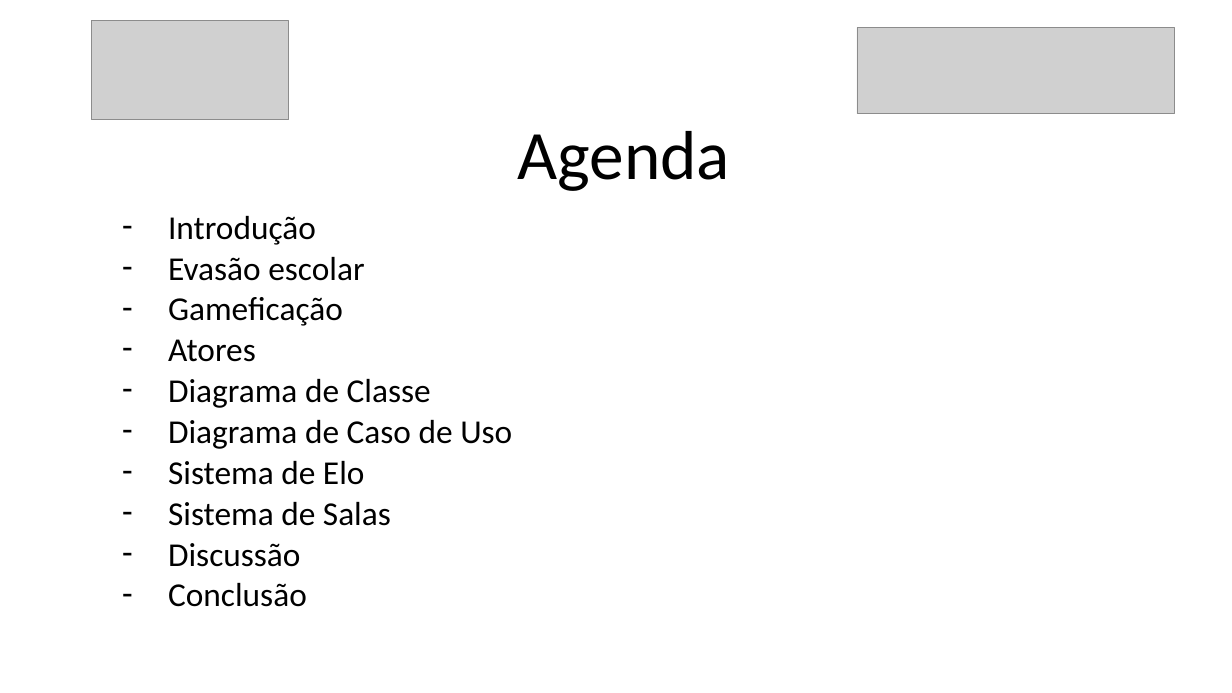
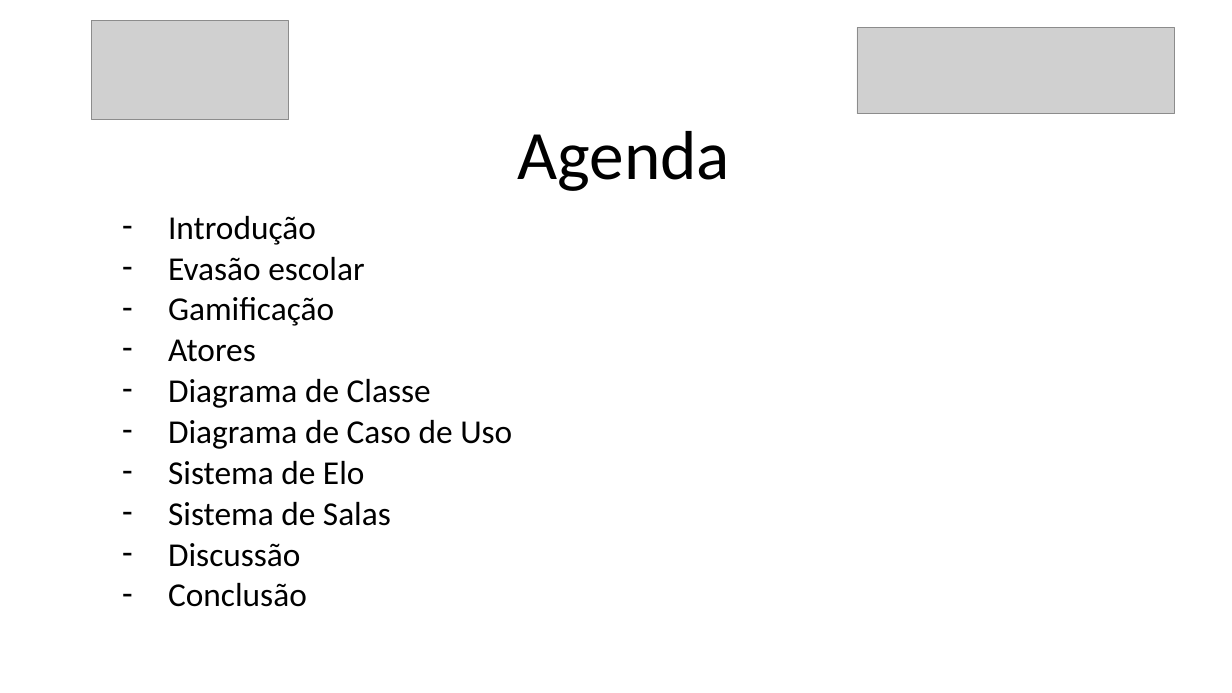
Before and after one commit to danilovaz7/curso-tecnico, a slide deck: slide 2 of liceu/3semestre/projeto integrador/tcc slide.pptx. Drawn at 1232x693 pixels with LibreOffice and Linux fonts; fonts in the diff are those of the drawing; grey boxes stand for pictures. Boxes give left, top, right and bottom in pixels: in the first picture for what was removed or moved away, otherwise in the second. Text is boxed around its words. In the diff, an @@ line names an element or a change of style, - is before the commit and + after.

```diff
--- a/liceu/3semestre/projeto integrador/tcc slide.pptx
+++ b/liceu/3semestre/projeto integrador/tcc slide.pptx
@@ subtitle at bbox=[168, 297, 334, 326]: text changed @@
-– Gameficação
+– Gamificação
```
Also in this commit, not shown: 10 other slides changed.
